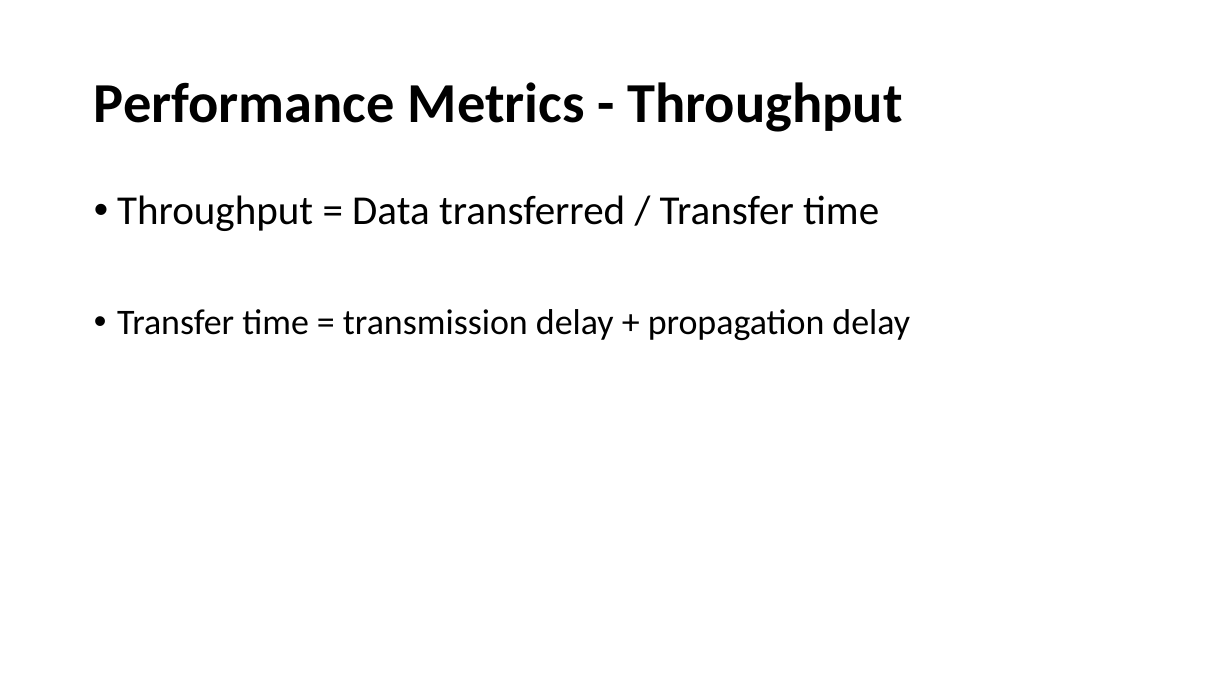
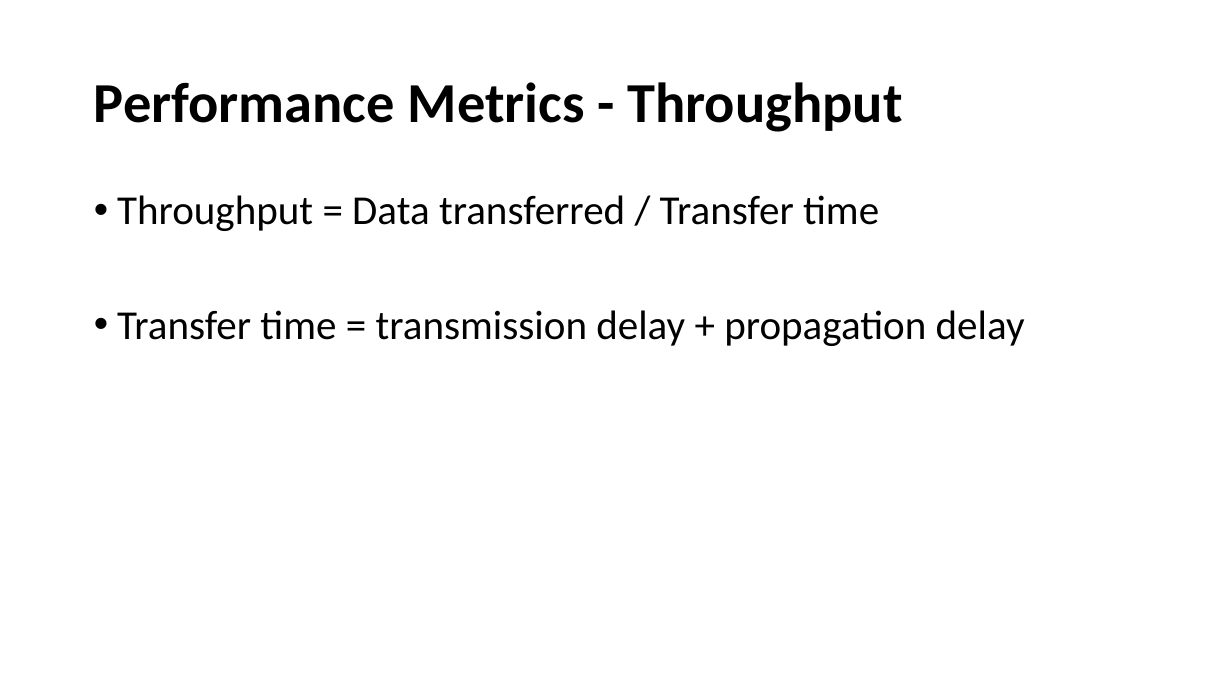
Before and after one commit to henryhxu/CSCI4430-ESTR4120, a slide deck: slide 6 of tutorial/T02/tut02.pptx (slide 5 before the commit). Drawn at 1232x693 pixels with LibreOffice and Linux fonts; fonts in the diff are those of the drawing. Boxes give left, top, right and bottom in pixels: in the first picture for what was removed or moved away, otherwise in the second. Text is boxed around its words. In the diff, an @@ line names an element or a change of style, - is before the commit and + after.

```diff
--- a/tutorial/T02/tut02.pptx
+++ b/tutorial/T02/tut02.pptx
@@ text at <box>117,310,1025,346</box>: size 28 to 32 pt in "Transfer time = transmission delay + propagation ..." @@
```
Also in this commit, not shown: 1 other slide changed, 1 slide added.
